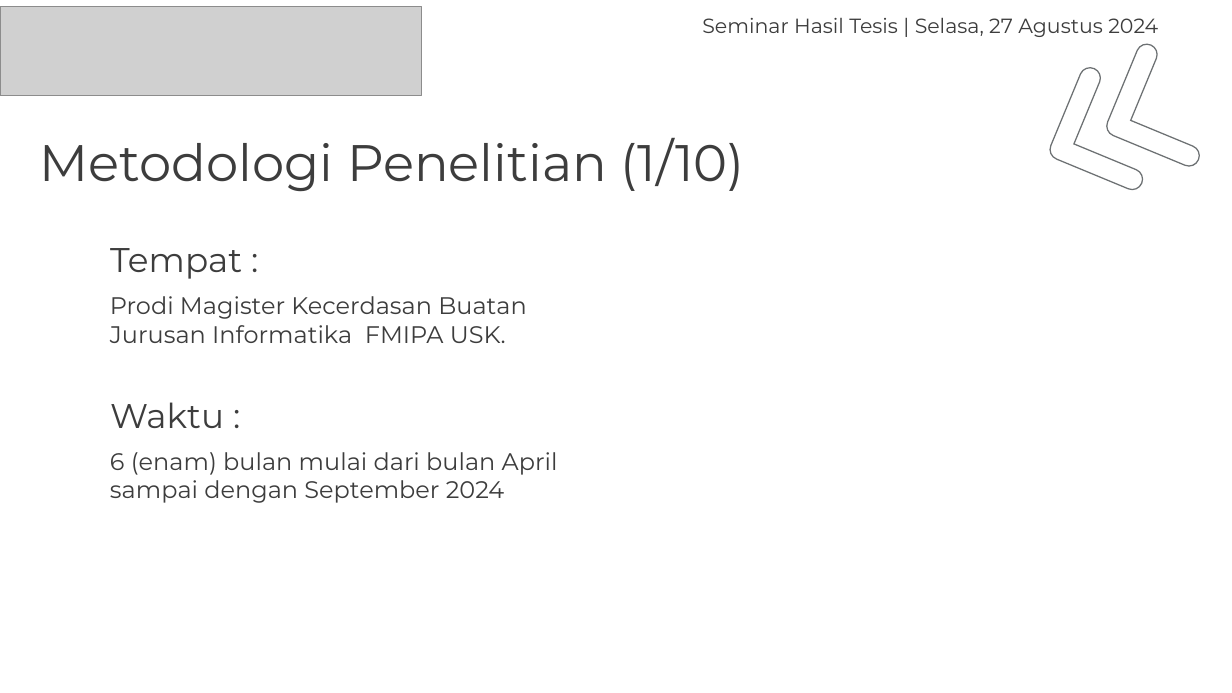
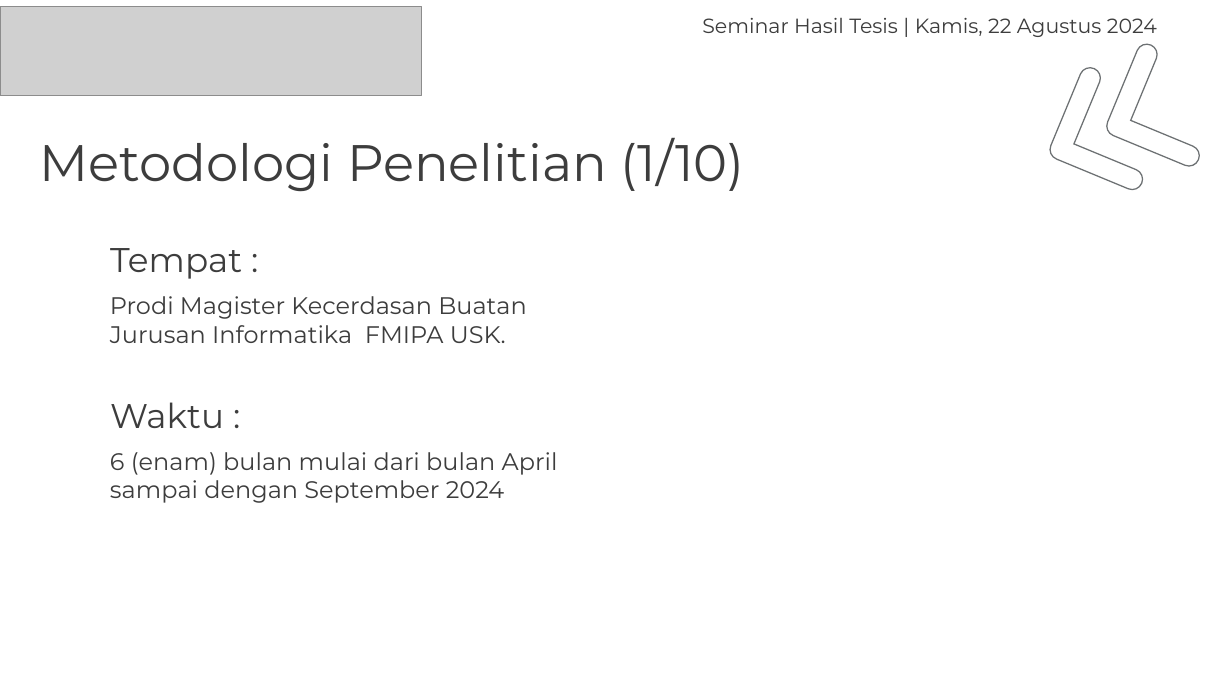
Before and after one commit to haryra/Tesis-s2-ai, a slide deck: slide 19 of Presentasi Hasil Tesis Hary Rachmat 2108207010009.pptx. Drawn at 1232x693 pixels with LibreOffice and Linux fonts; fonts in the diff are those of the drawing; grey boxes stand for pictures. Boxes give left, top, right and bottom in pixels: in the first picture for what was removed or moved away, otherwise in the second. Text is boxed around its words. In the diff, an @@ line names an element or a change of style, - is before the commit and + after.

Commit message:
Commit 9 PPT Seminar Hasil Perbaiki
PPT Seminar Hasil Perbaiki yang Kurang penomoran dan penambahan Keterangan

```diff
--- a/Presentasi Hasil Tesis Hary Rachmat 2108207010009.pptx
+++ b/Presentasi Hasil Tesis Hary Rachmat 2108207010009.pptx
@@ text at [702,18,1157,37]: text changed @@
-Seminar Hasil Tesis | Selasa, 27 Agustus 2024
+Seminar Hasil Tesis | Kamis, 22 Agustus 2024
```
Also in this commit, not shown: 36 other slides changed.
